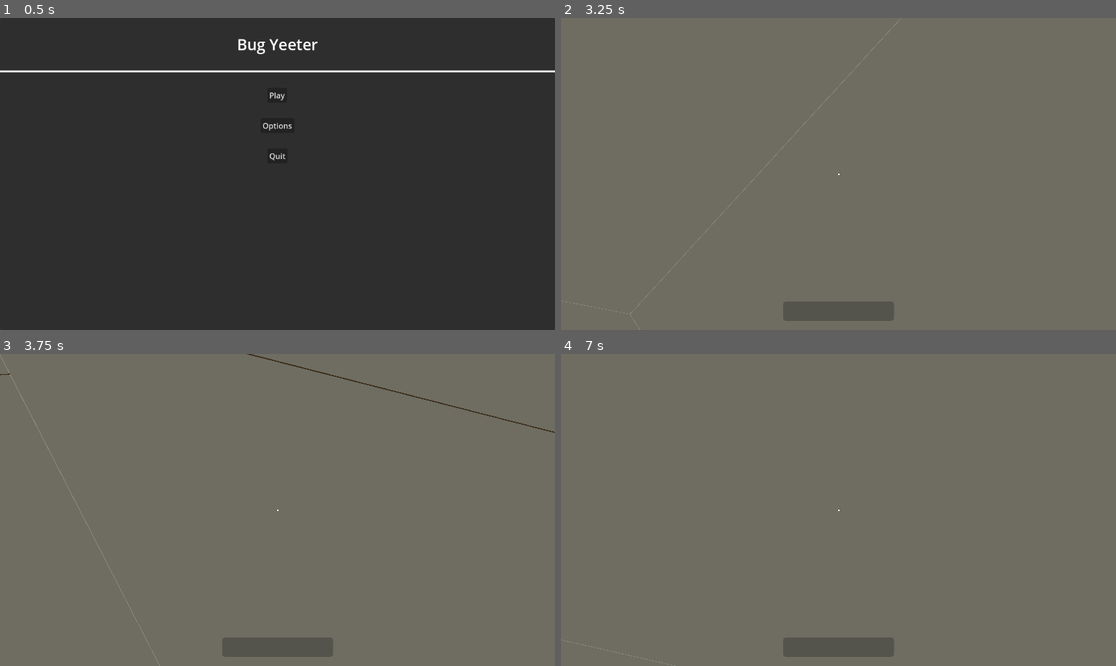
Above: before the commit, frames 1-4 (two rows, left to right).
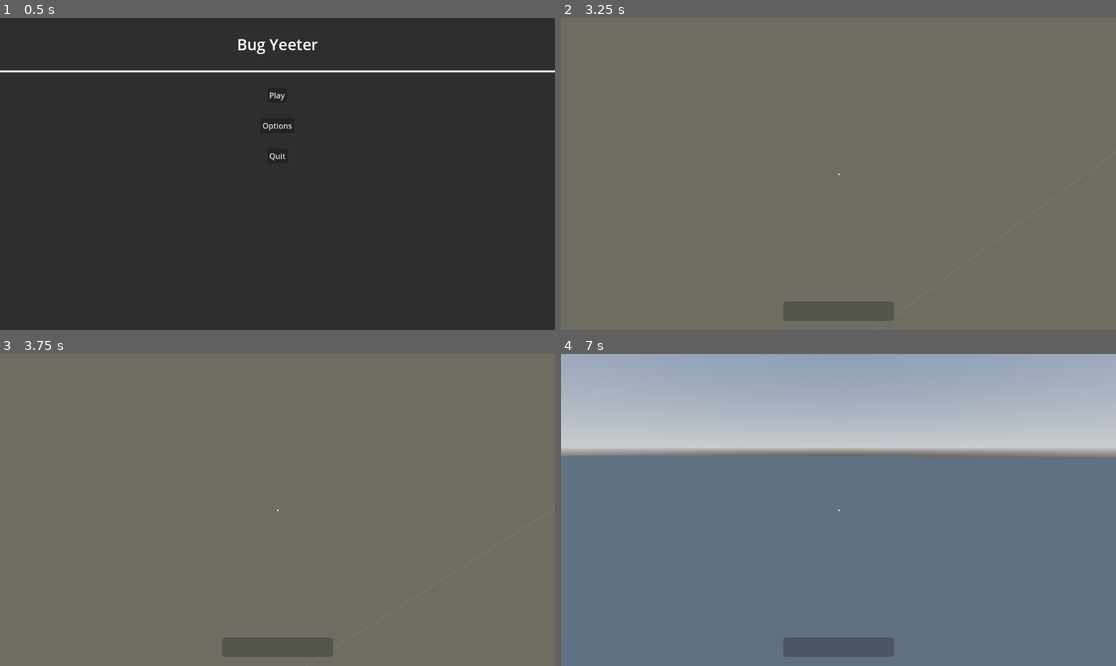
Above: after the commit, the same moments.

Repository: rcorre/wildjam84
Game: Godot game, scene res://menus/title/Title.tscn
Two runs of this game, one before a commit and one after it. Both use one fixed random seed, a clock stepped at 60 frames per second and the inputs below.
Inputs (mouse positions are in pixels of both pictures, inside the frame that each line leads up to):
- Up to frame 1 (0.5 s): no input
- Up to frame 2 (3.25 s): click "Play" at 0.5 s; tap Enter at 1.25 s; move the mouse to (866, 174) at 1.27 s; press the mouse at (866, 174) at 1.28 s; hold W (forward) from 1.28 s (still down); tap Space (jump) at 1.52, 2.27 s; move the mouse to (810, 174) at 2.02 s; release the mouse at (810, 174) at 2.03 s; click (810, 174) at 2.1 s; move the mouse to (849, 167) at 2.77 s; press the mouse at (849, 167) at 2.78 s
- Up to frame 3 (3.75 s): keep holding W (forward); move the mouse to (271, 516) at 3.52 s; release the mouse at (271, 516) at 3.53 s; click (271, 516) at 3.6 s
- Up to frame 4 (7 s): tap Space (jump) at 3.77, 4.52, 5.27, 6.77 s; move the mouse to (877, 513) at 4.27 s; press the mouse at (877, 513) at 4.28 s; move the mouse to (794, 506) at 5.02 s; release the mouse at (794, 506) at 5.03 s; click (794, 506) at 5.1 s; move the mouse to (844, 510) at 5.77 s; press the mouse at (844, 510) at 5.78 s; move the mouse to (816, 503) at 6.52 s; release W (forward) at 6.53 s; release the mouse at (816, 503) at 6.53 s; hold D (right) from 6.53 s (still down); click (816, 503) at 6.6 s

Frame 1 is identical in both runs. In frame 2, 0.2% of the frame differs, in the area x 0-100%, y 0-100%; in frame 3, 0.4%; in frame 4, 98%.

Commit message:
Adjust throwing.

Diff:
--- a/scenes/Bugs/Spider.tscn
+++ b/scenes/Bugs/Spider.tscn
@@ -5,8 +5,8 @@
 [ext_resource type="AudioStream" uid="uid://bw4rruf5dkba" path="res://assets/sounds/splat.wav" id="3_sdwer"]
 [ext_resource type="AudioStream" uid="uid://cvvekbvqp1efp" path="res://assets/sounds/spider_walk.wav" id="4_dwmdf"]
 
-[sub_resource type="SphereShape3D" id="SphereShape3D_sdwer"]
-radius = 0.185053
+[sub_resource type="BoxShape3D" id="BoxShape3D_dwmdf"]
+size = Vector3(0.264404, 1, 1)
 
 [node name="Spider" instance=ExtResource("1_hhqfg")]
 floor_stop_on_slope = false
@@ -66,8 +66,8 @@
 
 [node name="WallRaycast" type="RayCast3D" parent="." index="4"]
 transform = Transform3D(1, 0, 0, 0, 1, 0, 0, 0, 1, 0, 0.116806, 0)
-target_position = Vector3(0, 0, 0.5)
+target_position = Vector3(0, 0, 0.6)
 
 [node name="CollisionShape3D" type="CollisionShape3D" parent="." index="5"]
-transform = Transform3D(-4.37114e-08, 1, 0, -1, -4.37114e-08, 0, 0, 0, 1, 0.0180664, 0.196312, 0)
-shape = SubResource("SphereShape3D_sdwer")
+transform = Transform3D(-4.37114e-08, 1, 0, -1, -4.37114e-08, 0, 0, 0, 1, 0.0180664, 0.129051, 0)
+shape = SubResource("BoxShape3D_dwmdf")
--- a/scenes/Player.tscn
+++ b/scenes/Player.tscn
@@ -7,6 +7,10 @@
 
 [node name="Player" type="CharacterBody3D"]
 collision_layer = 3
+wall_min_slide_angle = 3.14159
+floor_stop_on_slope = false
+floor_block_on_wall = false
+floor_max_angle = 3.14159
 script = ExtResource("1_p0vlq")
 
 [node name="CollisionShape3D" type="CollisionShape3D" parent="."]
--- a/scenes/Throwable.gd
+++ b/scenes/Throwable.gd
@@ -1,11 +1,14 @@
 class_name Throwable extends RigidBody3D
 
+const DAMAGE_MULTIPLIER := 8.0
 const HELD_ITEM_MATERIAL := preload("res://assets/materials/HeldItemMaterial.tres")
 
 var is_throwing := false
 
 func _ready() -> void:
 	body_entered.connect(self._on_body_entered)
+	contact_monitor = true
+	max_contacts_reported = 1
 
 func _override_material(mat: StandardMaterial3D):
 	# give it a partially transparent material so we can see through it while holding
@@ -34,5 +37,6 @@
 
 	prints("collided with something", body)
 	if body.has_method("hit"):
-		# todo: base damage on throwable object weight
-		body.call("hit", self.position, 50)
+		var damage := linear_velocity.length() * mass * DAMAGE_MULTIPLIER
+		prints(self, "hit", body, "for", damage)
+		body.call("hit", self.position, damage)
